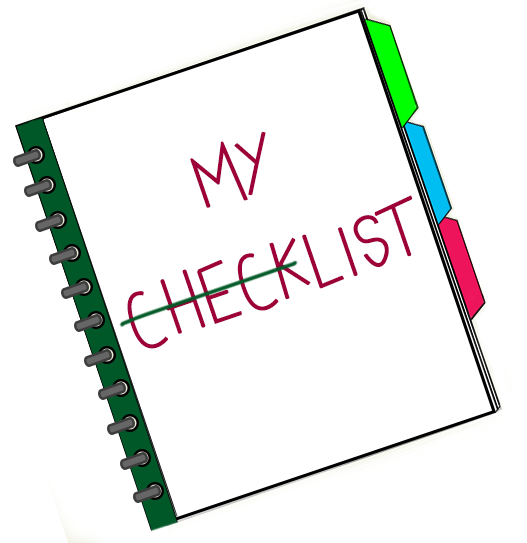
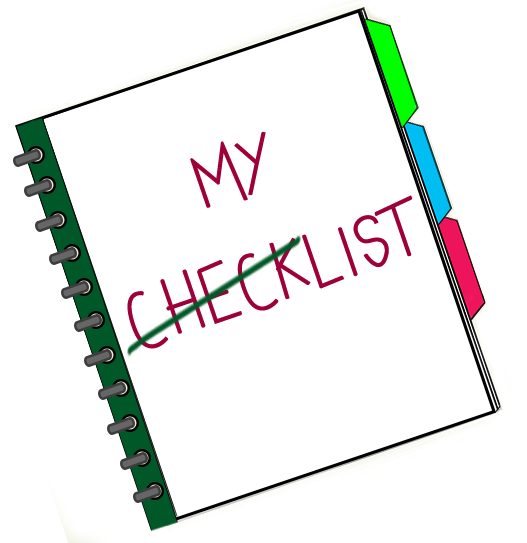
Before/after of a 527 x 543 layered artwork. What changed in the layer stack:
painted on "Calque 2" over [119, 233, 302, 358]
